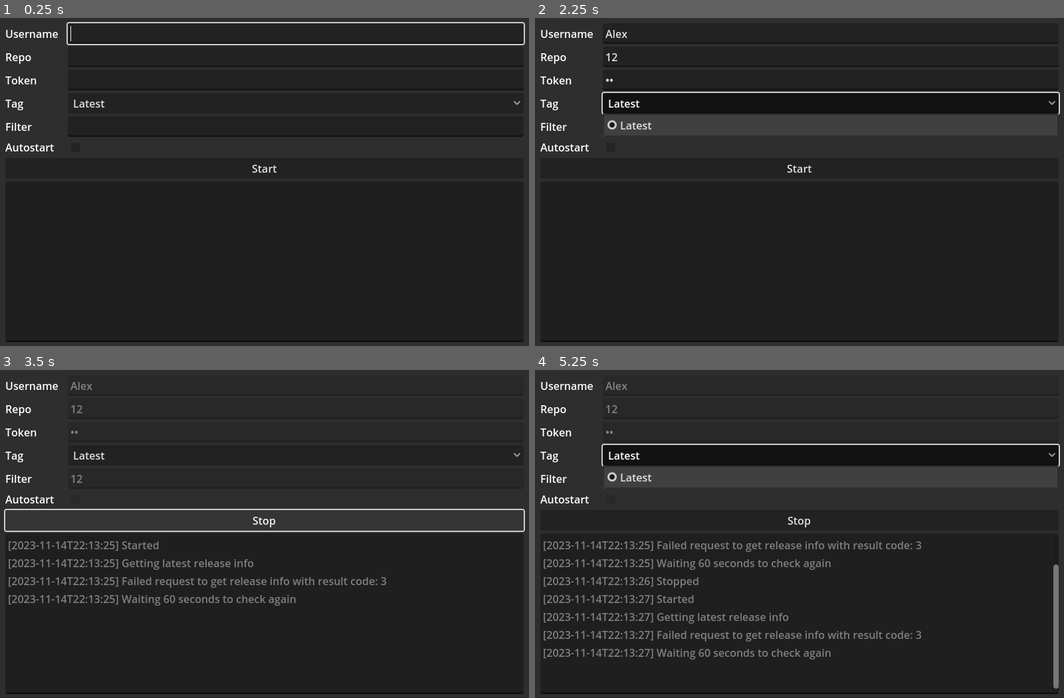
Above: before the commit, frames 1-4 (two rows, left to right).
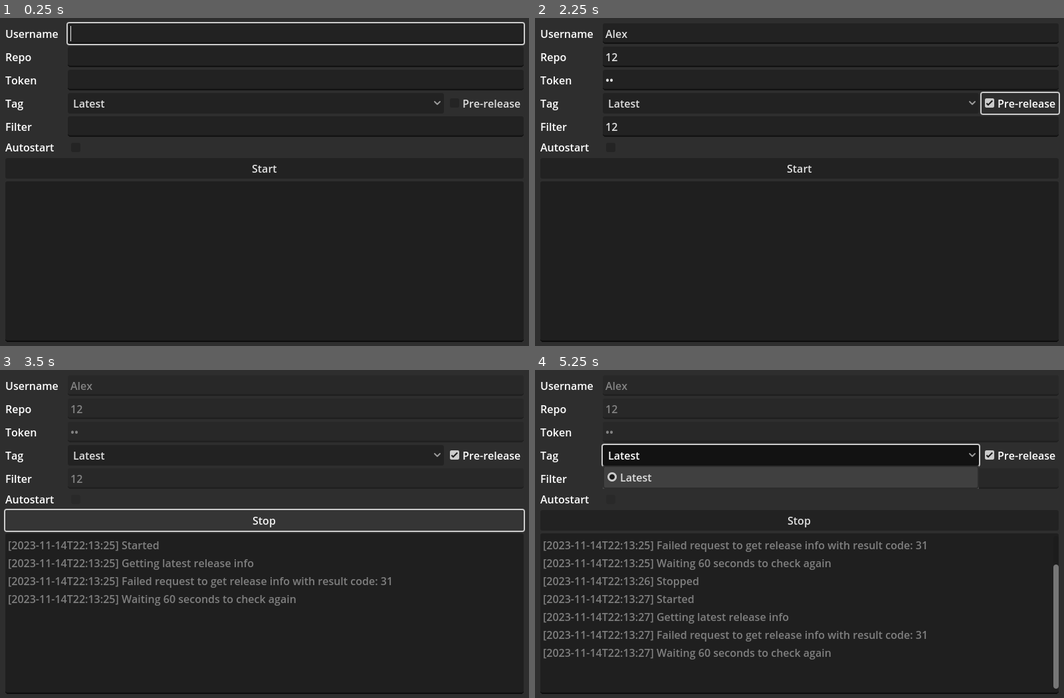
Above: after the commit, the same moments.

Repository: anthonyec/godot_release_runner
Game: Godot game, scene res://main.tscn
Same seed, same stepped clock (60 frames per second), same inputs: the game is played once before the commit and once after it.
Inputs (mouse positions are in pixels of both pictures, inside the frame that each line leads up to):
- Up to frame 1 (0.25 s): no input
- Up to frame 2 (2.25 s): click (831, 34) at 0.52 s; type "Alex" at 0.6 s; click (831, 57) at 0.75 s; type "12" at 0.83 s; click (831, 80) at 0.98 s; type "12" at 1.07 s; click (831, 126) at 1.27 s; type "12" at 1.35 s; click (1021, 103) at 2 s, where only the run after the commit has a clickable "Pre-release"
- Up to frame 3 (3.5 s): click "Start" at 2.75 s
- Up to frame 4 (5.25 s): click "Stop" at 3.5 s; click "Start" at 4.25 s; click "Latest" at 5 s

The runs differ from the first frame. In frame 1, 0.1% of the frame differs, in the area x 82-99%, y 24-28%; in frame 2, 6.7%, in the area x 12-99%, y 22-37%; in frame 3, 0.2%; in frame 4, 1.1%.

Commit message:
Add option to list prereleases seperatly

Diff:
--- a/main.gd
+++ b/main.gd
@@ -30,6 +30,7 @@
 @onready var filter_line_edit: LineEdit = %FilterLineEdit
 @onready var start_stop_button: Button = %StartStopButton
 @onready var autostart_check_box: CheckBox = %AutostartCheckBox
+@onready var prerelease_check_box: CheckBox = %PrereleaseCheckBox
 
 var running_pid: int
 
@@ -50,6 +51,9 @@
 
 	release_option_button.item_selected.connect(_on_release_option_button_item_selected)
 
+	prerelease_check_box.button_pressed = get_value_bool("prerelease")
+	prerelease_check_box.pressed.connect(_on_prerelease_check_box_button_up)
+
 	filter_line_edit.text = get_value_string("filter")
 	filter_line_edit.text_changed.connect(_on_filter_line_edit_text_changed)
 
@@ -58,7 +62,7 @@
 
 	start_stop_button.pressed.connect(_on_start_stop_button_pressed)
 
-	await update_release_tag_names()
+	await update_release_names()
 
 	if get_value_bool("autostart"):
 		start()
@@ -81,7 +85,7 @@
 	timer.paused = false
 	timer.start()
 
-	update_release_tag_names()
+	update_release_names()
 
 func start() -> void:
 	if username_line_edit.text.is_empty() or repo_line_edit.text.is_empty() or token_line_edit.text.is_empty():
@@ -95,7 +99,7 @@
 	filter_line_edit.editable = false
 	autostart_check_box.disabled = true
 
-	ensure_latest_downloaded_and_running(get_url_from_inputs(), token_line_edit.text, get_filter_from_inputs())
+	ensure_latest_downloaded_and_running(await get_url_from_inputs(), token_line_edit.text, get_filter_from_inputs())
 
 func stop() -> void:
 	timer.stop()
@@ -117,7 +121,14 @@
 	if selected_tag_name != "Latest":
 		return "https://api.github.com/repos/%s/%s/releases/tags/%s" % [username_line_edit.text, repo_line_edit.text, selected_tag_name]
 
-	return "https://api.github.com/repos/%s/%s/releases/latest" % [username_line_edit.text, repo_line_edit.text]
+	var sorted_releases: Array = await get_sorted_releases(get_value_bool("prerelease"))
+	if sorted_releases.is_empty(): return ""
+
+	var latest_release: Dictionary = sorted_releases[0]
+	var latest_tag_name: String = latest_release.get("tag_name", "")
+	if not latest_tag_name: return ""
+
+	return "https://api.github.com/repos/%s/%s/releases/tags/%s" % [username_line_edit.text, repo_line_edit.text, latest_tag_name]
 
 func get_filter_from_inputs() -> PackedStringArray:
 	var filter: PackedStringArray = filter_line_edit.text.split(",", false)
@@ -128,19 +139,41 @@
 
 	return filter
 
-func update_release_tag_names() -> void:
-	var releases_url: String = "https://api.github.com/repos/%s/%s/releases" % [username_line_edit.text, repo_line_edit.text]
+func get_sorted_releases(use_prereleases: bool) -> Array:
+	var releases_url: String = "https://api.github.com/repos/%s/%s/releases?per_page=100" % [username_line_edit.text, repo_line_edit.text]
 
 	var release_result: RequestResult = await request(releases_url, ["Accept: application/vnd.github+json", "Authorization: Bearer %s" % get_value_string("token")])
-	if release_result.result != 0: return
-	if release_result.response_code != 200: return
+	if release_result.result != 0: return []
+	if release_result.response_code != 200: return []
+
+	var sorted_releases: Array = release_result.to_array()
+	sorted_releases.sort_custom(func(a: Dictionary, b: Dictionary) -> bool:
+		var time_a: int = Time.get_unix_time_from_datetime_string(a.get("created_at", ""))
+		var time_b: int = Time.get_unix_time_from_datetime_string(b.get("created_at", ""))
+
+		return time_a > time_b
+	)
+
+	var releases: Array = []
+
+	for release: Dictionary in sorted_releases:
+		var is_prerelease: bool = release.get("prerelease", false)
+		if use_prereleases != is_prerelease: continue
+
+		releases.append(release)
+
+	return releases
+
+func update_release_names() -> void:
+	release_option_button.disabled = true
 
 	var selected_tag_name: String = get_value_string("tag")
+	var sorted_releases: Array = await get_sorted_releases(get_value_bool("prerelease"))
 
 	release_option_button.clear()
 	release_option_button.add_item("Latest")
 
-	for release: Dictionary in release_result.to_array():
+	for release: Dictionary in sorted_releases:
 		var tag_name: String = release.get("tag_name", "")
 		if tag_name.is_empty(): continue
 
@@ -151,6 +184,8 @@
 
 		if tag_name == selected_tag_name:
 			release_option_button.selected = index
+
+	release_option_button.disabled = false
 
 func has_downloaded_release(id: int) -> bool:
 	var directory: DirAccess = DirAccess.open(RELEASES_PATH)
@@ -374,7 +409,8 @@
 func _on_start_stop_button_pressed() -> void:
 	if timer.is_stopped():
 			log_message("Started")
-			return start()
+			start()
+			return
 
 	log_message("Stopped")
 	stop()
@@ -389,7 +425,7 @@
 	set_value_string("token", new_text)
 
 func _on_timer_timeout() -> void:
-	ensure_latest_downloaded_and_running(get_url_from_inputs(), token_line_edit.text, get_filter_from_inputs())
+	ensure_latest_downloaded_and_running(await get_url_from_inputs(), token_line_edit.text, get_filter_from_inputs())
 
 func _on_autostart_check_box_button_up() -> void:
 	set_value_bool("autostart", autostart_check_box.button_pressed)
@@ -399,3 +435,7 @@
 
 func _on_filter_line_edit_text_changed(new_text: String) -> void:
 	set_value_string("filter", new_text)
+
+func _on_prerelease_check_box_button_up() -> void:
+	set_value_bool("prerelease", prerelease_check_box.button_pressed)
+	await update_release_names()
--- a/main.tscn
+++ b/main.tscn
@@ -120,6 +120,11 @@
 item_count = 1
 popup/item_0/text = "Latest"
 
+[node name="PrereleaseCheckBox" type="CheckBox" parent="Panel/MarginContainer/VBoxContainer/InputRow5"]
+unique_name_in_owner = true
+layout_mode = 2
+text = "Pre-release"
+
 [node name="InputRow6" type="HBoxContainer" parent="Panel/MarginContainer/VBoxContainer"]
 layout_mode = 2
 theme = ExtResource("2")
